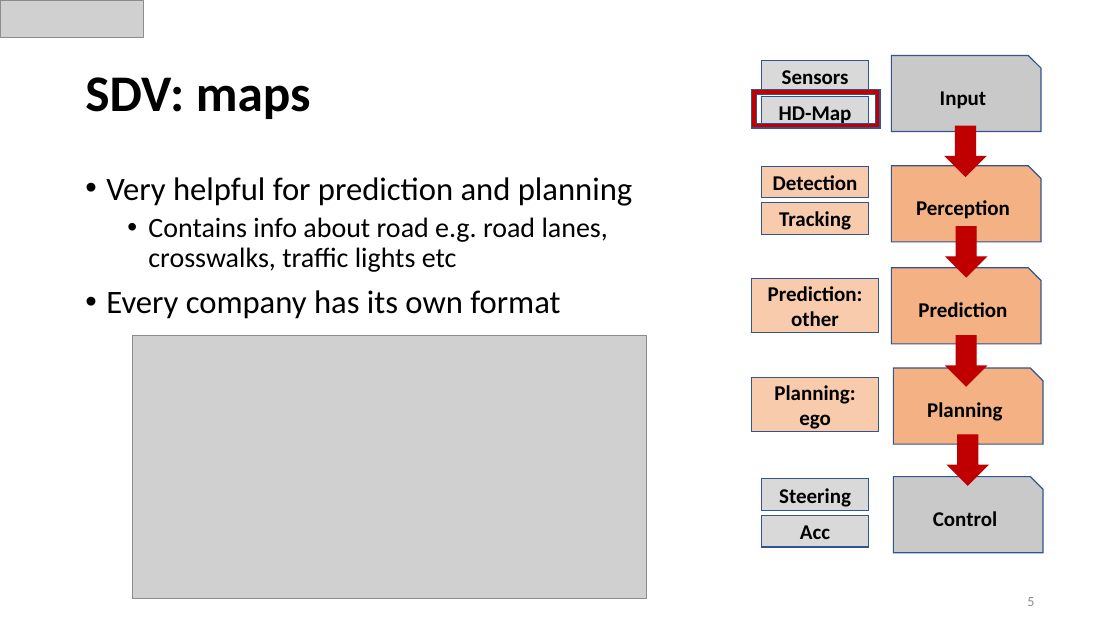
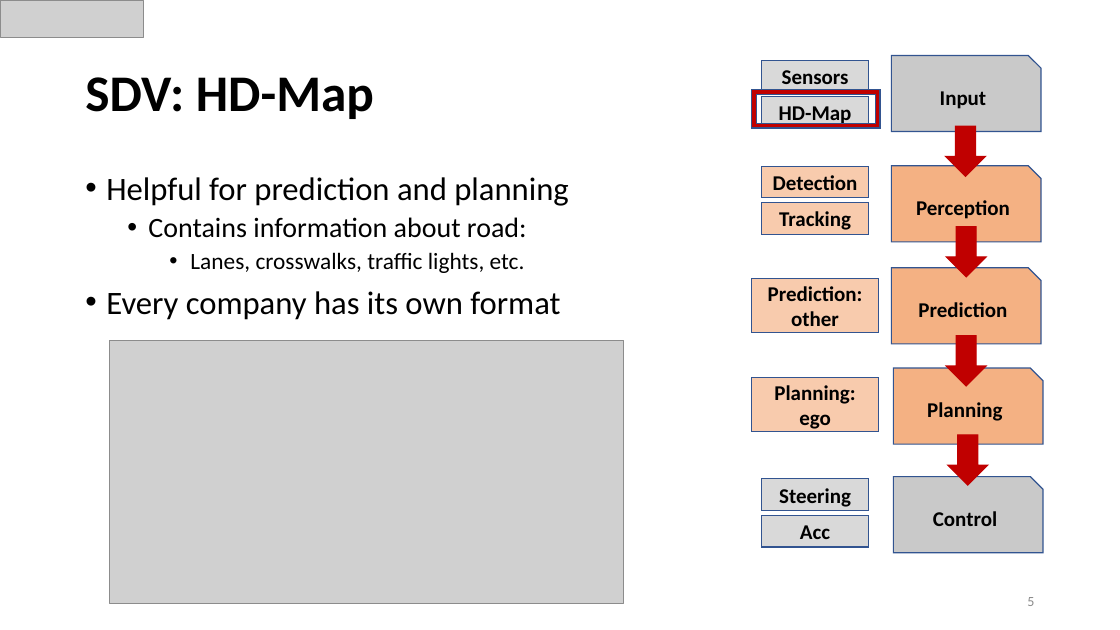
Before and after one commit to papermsucode/sirius2021tp, a slide deck: slide 5 of Presentations/Sirius_TP.pptx. Drawn at 1120x630 pixels with LibreOffice and Linux fonts; fonts in the diff are those of the drawing; grey boxes stand for pictures. Boxes give left, top, right and bottom in pixels: in the first picture for what was removed or moved away, otherwise in the second. Text is boxed around its words. In the diff, an @@ line names an element or a change of style, - is before the commit and + after.

```diff
--- a/Presentations/Sirius_TP.pptx
+++ b/Presentations/Sirius_TP.pptx
@@ title at [85, 77, 374, 119]: text changed @@
-SDV: maps
+SDV: HD-Map
@@ text at [106, 177, 568, 273]: text changed; size 24 to 20 pt @@
-• Very helpful for prediction and planning
-  • Contains info about road e.g. road lanes, crosswalks, traffic lights etc
+• Helpful for prediction and planning
+  • Contains information about road:
+    • Lanes, crosswalks, traffic lights, etc.
@@ picture: place and size @@
-picture at [132, 336, 646, 599]
+picture at [110, 340, 624, 603]
```
Also in this commit, not shown: 10 other slides changed, 6 slides added, 1 slide removed.
